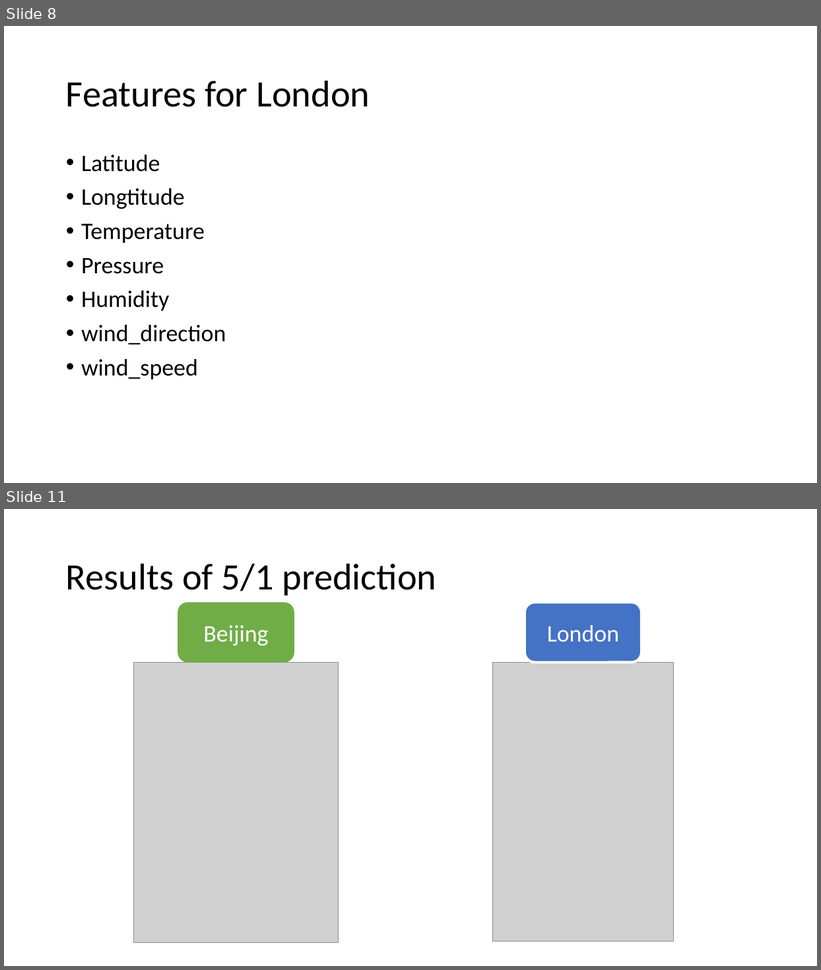
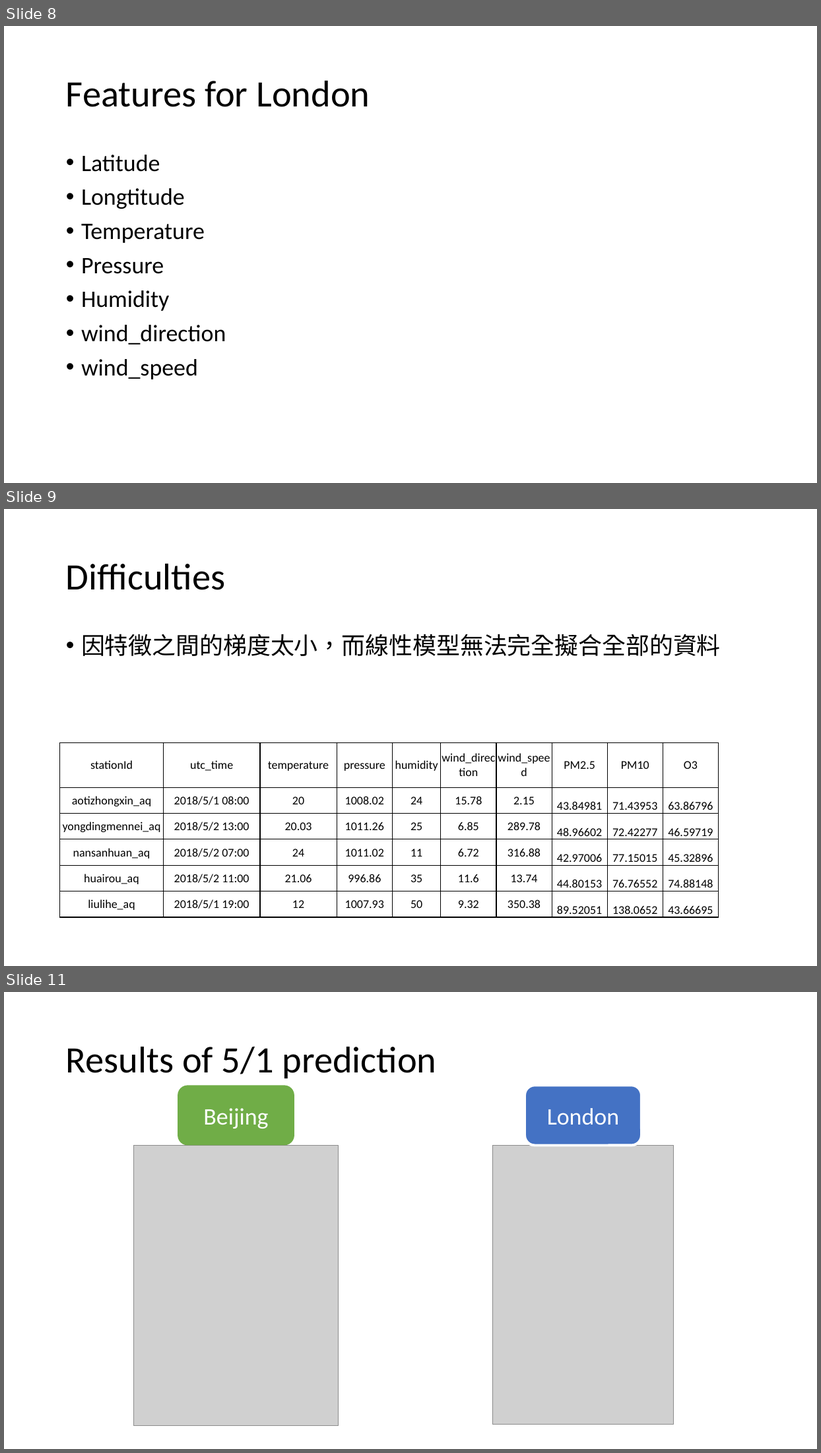
Before and after one commit to luckygoodlily/107-NN-homework1, a slide deck: M10612001/NN.pptx. Shown one above the other, each under a label of ours: slides 8 and 11 before the commit, slides 8, 9 and 11 after it; the slides between them are not shown. The pictures are 821x970 and 821x1453 pixels, drawn with LibreOffice and Linux fonts; fonts in the diff are those of the drawing; grey boxes stand for pictures. Boxes give left, top, right and bottom in pixels: in the first picture for what was removed or moved away, otherwise in the second. Text is boxed around its words. In the diff, an @@ line names an element or a change of style, - is before the commit and + after.

```diff
--- a/M10612001/NN.pptx
+++ b/M10612001/NN.pptx
@@ slide 9 added at (x1=4, y1=509, x2=817, y2=966), background #FFFFFF @@
@@ title added at (x1=66, y1=563, x2=225, y2=590), 44 pt, text #000000 @@
+Difficulties
@@ text added at (x1=81, y1=634, x2=721, y2=656), 28 pt, text #000000 @@
+• 因特徵之間的梯度太小，而線性模型無法完全擬合全部的資料
@@ table added at (x1=60, y1=743, x2=719, y2=920), 6 rows, 10 columns @@
+stationId | utc_time | temperature | pressure | humidity | wind_direction | wind_speed | PM2.5 | PM10 | O3
+aotizhongxin_aq | 2018/5/1 08:00 | 20 | 1008.02 | 24 | 15.78 | 2.15 | 43.84981 | 71.43953 | 63.86796
+yongdingmennei_aq | 2018/5/2 13:00 | 20.03 | 1011.26 | 25 | 6.85 | 289.78 | 48.96602 | 72.42277 | 46.59719
+nansanhuan_aq | 2018/5/2 07:00 | 24 | 1011.02 | 11 | 6.72 | 316.88 | 42.97006 | 77.15015 | 45.32896
+huairou_aq | 2018/5/2 11:00 | 21.06 | 996.86 | 35 | 11.6 | 13.74 | 44.80153 | 76.76552 | 74.88148
+liulihe_aq | 2018/5/1 19:00 | 12 | 1007.93 | 50 | 9.32 | 350.38 | 89.52051 | 138.0652 | 43.66695
```
Also in this commit, not shown: 1 slide changed, 1 slide removed.
